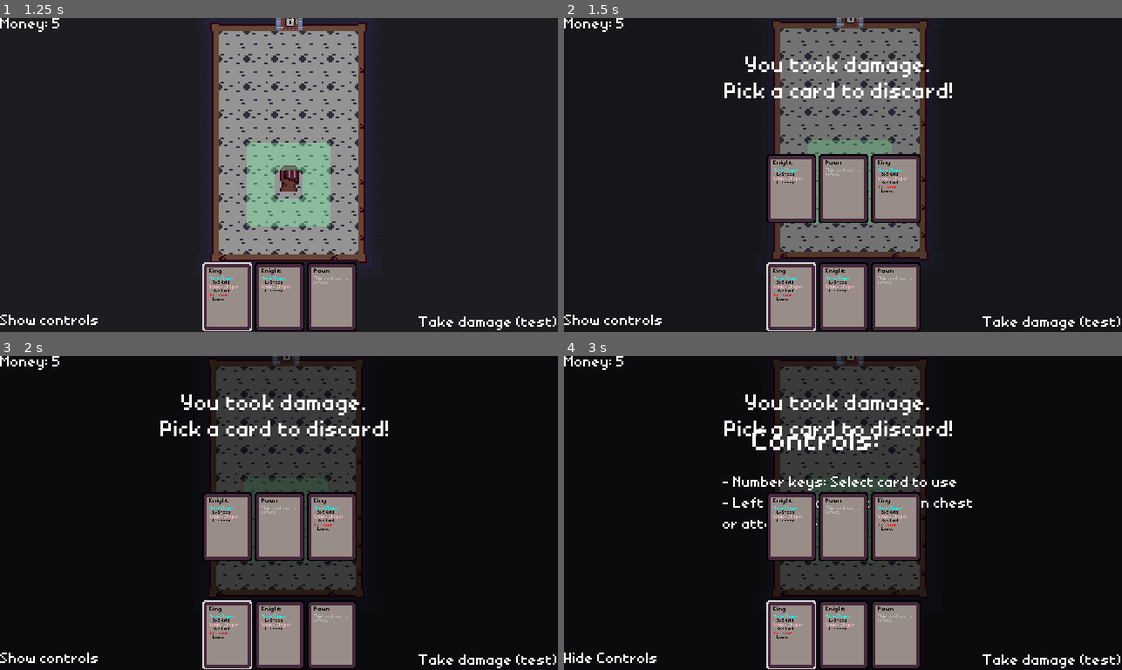
Above: before the commit, frames 1-4 (two rows, left to right).
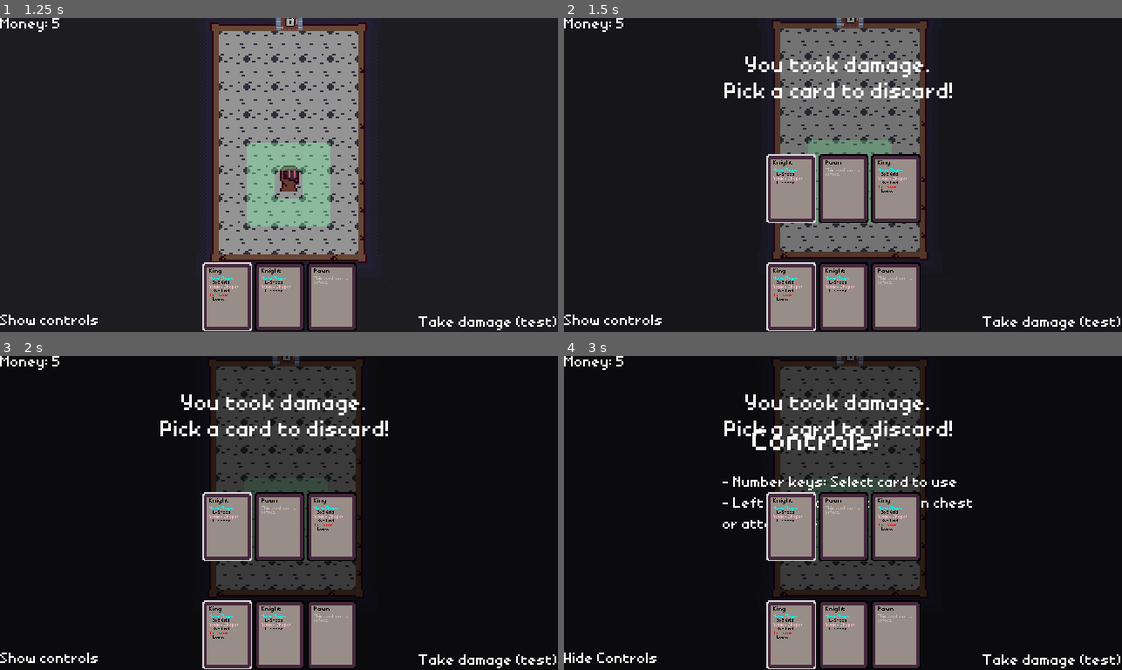
Above: after the commit, the same moments.

Repository: bonsaipropaganda/pass-the-game-jam-2024
Game: Godot game, scene res://ui/menus/main_menu.tscn
Two runs of this game, one before a commit and one after it. Both use one fixed random seed, a clock stepped at 60 frames per second and the inputs below.
Inputs (mouse positions are in pixels of both pictures, inside the frame that each line leads up to):
- Up to frame 1 (1.25 s): click "Start (Normal)" at 0.5 s
- Up to frame 2 (1.5 s): click "Take damage (test)" at 1.25 s
- Up to frame 3 (2 s): no input
- Up to frame 4 (3 s): tap Enter at 2 s; move the mouse to (965, 497) at 2.02 s; tap 1 at 2.1 s; click (965, 497) at 2.17 s; tap 9 at 2.3 s; click "Show controls" at 2.75 s

Frame 1 is identical in both runs. In frame 2, 0.2% of the frame differs, in the area x 36-46%, y 43-66%; in frame 3, 0.2%; in frame 4, 0.2%.

Commit message:
Refactored card selecting menu, added click to select

Diff:
--- a/0_autoloaded/signal_bus.gd
+++ b/0_autoloaded/signal_bus.gd
@@ -6,7 +6,7 @@
 
 ## Emitted when an enemy dies, so the room can keep track of how many are left
 @warning_ignore("unused_signal")
-signal enemy_died
+signal enemy_died (enemy : BaseEnemy)
 
 ## Emitted when an enemy is spawned so the room can keep track of how many are left
 @warning_ignore("unused_signal")
--- a/entities/grid entities/chest.gd
+++ b/entities/grid entities/chest.gd
@@ -12,9 +12,8 @@
 
 func open():
 	if is_open == false:
-		Global.game_manager.players_cards.append(card)
-		Global.game_manager.selected_card = Global.game_manager.players_cards.back()
-		Global.game_manager.refresh_card_deck()
+		Global.game_manager.add_card(card)
+
 		self.play("open")
 		await animation_finished
 		is_open = true
--- a/items/cards/card.tscn
+++ b/items/cards/card.tscn
@@ -1,6 +1,6 @@
 [gd_scene load_steps=3 format=3 uid="uid://b15b6agchfahl"]
 
-[ext_resource type="Script" path="res://items/cards/card.gd" id="1_ffqi0"]
+[ext_resource type="Script" path="res://items/cards/card_ui.gd" id="1_ffqi0"]
 [ext_resource type="Texture2D" uid="uid://darblkdowyh3j" path="res://gfx/items/cards/card_ui.png" id="2_jaqjd"]
 
 [node name="Card" type="Node2D"]
--- a/items/cards/card_deck.gd
+++ b/items/cards/card_deck.gd
@@ -1,25 +1,35 @@
 ## This is used for more than just the main deck, it displays cards in other UI also.
 extends Control
+
+signal card_selected(index: int)
 
 const X_GAP = 30
 
 @onready var scene_width = ProjectSettings.get_setting("display/window/size/viewport_width")
 @export var card_scene : PackedScene
 
+var prev_selected_card := 0
+
 ## It is up to the game_manager to call this when needed
-func update(cards:Array[CardResource], selected_card:CardResource):
-	# Note - quick and dirty way of implementing this function...
-	for c in get_children():
-		c.queue_free()
+func update(cards:Array[CardResource], selected_card_index : int):
+	var children = get_children()
 
 	var card_start_x = (scene_width / 2.0) - ((len(cards)-1.0) * (X_GAP) / 2.0)
 
 	for i in len(cards):
-		var card = card_scene.instantiate()
-		card.z_index = i
+		var card: CardUI
+
+		if len(children) > i:
+			card = children[i]
+		else:
+			card = card_scene.instantiate()
+			add_child(card)
+			card.clicked.connect(func(_x): card_selected.emit(i))
+
 		card.set_card_text(cards[i].card_name, cards[i].description)
-		card.set_selected(cards[i] == selected_card)
+		card.set_selected(i == selected_card_index)
 		card.set_card_resource(cards[i])
+		card.global_position.x = card_start_x + (i * X_GAP)
 
-		add_child(card)
-		card.global_position.x = card_start_x + (i * X_GAP)
+	for i in range(len(cards), len(children)):
+		children[i].queue_free()
--- a/items/cards/card.gd
+++ b/items/cards/card_ui.gd
@@ -47,4 +47,4 @@
 
 func _on_color_rect_gui_input(event: InputEvent) -> void:
 	if event is InputEventMouseButton and event.is_pressed() and event.button_index == MOUSE_BUTTON_LEFT:
-		emit_signal("clicked", self.card_resource)
+		clicked.emit(card_resource)
--- a/places/game_manager/game_manager.gd
+++ b/places/game_manager/game_manager.gd
@@ -40,7 +40,7 @@
 
 var discarded_cards: Array[CardResource] = []
 
-var selected_card: CardResource = players_cards[0]: set = set_selected_card
+var selected_card: int = 0
 var current_room: BaseRoom
 # var current_area = available_rooms.keys()[0]
 
@@ -60,8 +60,6 @@
 		if room_generators.has(generator.get_type()):
 			room_generators[generator.get_type()].append(generator)
 
-	refresh_card_deck()
-
 	SignalBus.next_level.connect(to_next_level)
 	SignalBus.enemy_spawned.connect(on_enemy_spawn)
 	SignalBus.enemy_died.connect(on_enemy_death)
@@ -69,6 +67,9 @@
 	##SignalBus.chest_opened.connect(
 
 	to_next_level(E.RoomType.SPAWN) # Spawn in the initial level
+
+	_select_card(0)
+	$"%CardDeck_Menu".card_selected.connect(_select_card)
 
 func on_enemy_death(enemy: BaseEnemy) -> void:
 	money += enemy.reward
@@ -159,9 +160,11 @@
 
 
 func show_available_actions():
+	hide_available_actions()
+
 	var player_pos = Utils.global_pos_to_coord(get_player().global_position)
 
-	for tile_pos in selected_card.get_valid_coords(player_pos):
+	for tile_pos in players_cards[selected_card].get_valid_coords(player_pos):
 		var rect = tile_hover_rect_packed.instantiate()
 
 		if Global.is_enemy_on_tile(tile_pos): rect.color = C.ENEMY_HOVER_COLOR
@@ -183,39 +186,37 @@
 	game_state = to
 
 
-func set_selected_card(to):
+func add_card(card: CardResource) -> void:
+	players_cards.append(card)
+	_select_card(len(players_cards) - 1)
+
+
+func _select_card(to: int):
+	if to < 0 or to >= len(players_cards):
+		return
+
 	selected_card = to
-	refresh_card_deck()
-
-	# _process() will update this for us, doing it here will cause visual bug
+	%CardDeck_Menu.update(players_cards, selected_card)
+
 	if game_state != GameState.BUSY:
-		hide_available_actions()
 		show_available_actions()
 
-func refresh_card_deck():
-	if not selected_card in players_cards:
-		selected_card = players_cards.pick_random()
-	%CardDeck_Menu.update(players_cards, selected_card)
 
 func _input(event: InputEvent) -> void:
 
 	if event is InputEventKey and event.is_pressed():
 		if event.keycode >= KEY_1 and event.keycode <= KEY_9:
 			var num_pressed = event.keycode - KEY_0
-			if num_pressed - 1 < len(players_cards):
-				selected_card = players_cards[num_pressed - 1] # Calls setter
+			_select_card(num_pressed - 1)
 		elif event.keycode >= KEY_KP_1 and event.keycode <= KEY_KP_9:
 			var num_pressed = event.keycode - KEY_KP_0
-			if num_pressed - 1 < len(players_cards):
-				selected_card = players_cards[num_pressed - 1] # Calls setter
+			_select_card(num_pressed - 1)
 
 	if event is InputEventMouseButton and event.is_pressed():
 		if event.button_index == MOUSE_BUTTON_WHEEL_UP:
-			if players_cards.find(selected_card) + 1 < len(players_cards):
-				selected_card = players_cards[players_cards.find(selected_card) + 1] # Calls setter
+			_select_card(selected_card - 1)
 		elif event.button_index == MOUSE_BUTTON_WHEEL_DOWN:
-			if players_cards.find(selected_card) - 1 >= 0:
-				selected_card = players_cards[players_cards.find(selected_card) - 1] # Calls setter
+			_select_card(selected_card + 1)
 
 
 func _process(_delta: float) -> void:
@@ -227,8 +228,8 @@
 			if Input.is_mouse_button_pressed(MOUSE_BUTTON_LEFT):
 				var mouse_coord: Vector2i = Utils.global_pos_to_coord(get_global_mouse_position())
 				var p = get_player()
-				selected_card.do_action(get_player_tile_pos())
-				if (mouse_coord in selected_card.get_valid_coords(get_player_tile_pos())):
+				players_cards[selected_card].do_action(get_player_tile_pos())
+				if (mouse_coord in players_cards[selected_card].get_valid_coords(get_player_tile_pos())):
 					change_game_state(GameState.BUSY)
 					hide_available_actions()
 					if Global.is_enemy_on_tile(mouse_coord):
@@ -260,12 +261,10 @@
 	var card_choice_callback = func(card_choice: CardResource):
 		card_choice.on_discard()
 		players_cards.erase(card_choice)
-		if len(players_cards):
-			 # TODO - I'm not handling what happens if we discard the selected card, so I'm just ensuring you always select king after taking damage
-			selected_card = players_cards[0]
 		Global.fade_black(0, 0.5)
 		%TakeDamage_Menu.visible = false
 		get_tree().paused = false
+		_select_card(0)
 
 	%TakeDamage_Menu.visible = true
 	get_tree().paused = true
--- a/rooms/room.gd
+++ b/rooms/room.gd
@@ -19,7 +19,7 @@
 # 	assert(room_size.y >= 11, "Don't go below the minimum room size! " + name)
 # 	return room_size * C.TILE_SIZE
 
-func on_enemy_died():
+func on_enemy_died(_enemy: BaseEnemy):
 	enemy_count -= 1
 
 	assert(enemy_count >= 0, "enemy count below zero somehow")
--- a/ui/menus/take_damage_menu.gd
+++ b/ui/menus/take_damage_menu.gd
@@ -12,6 +12,6 @@
 	while len(shuffled) > DISCARD_OPTIONS:
 		shuffled.pop_back()
 
-	$"CardDeck menu".update(shuffled, null)
+	$"CardDeck menu".update(shuffled, 0)
 	for card in $"CardDeck menu".get_children():
 		card.connect("clicked", card_choice_callback) # Once you click a card, it calls the function passed in
Not shown, changed: 2_docs/README_FIRST.md
